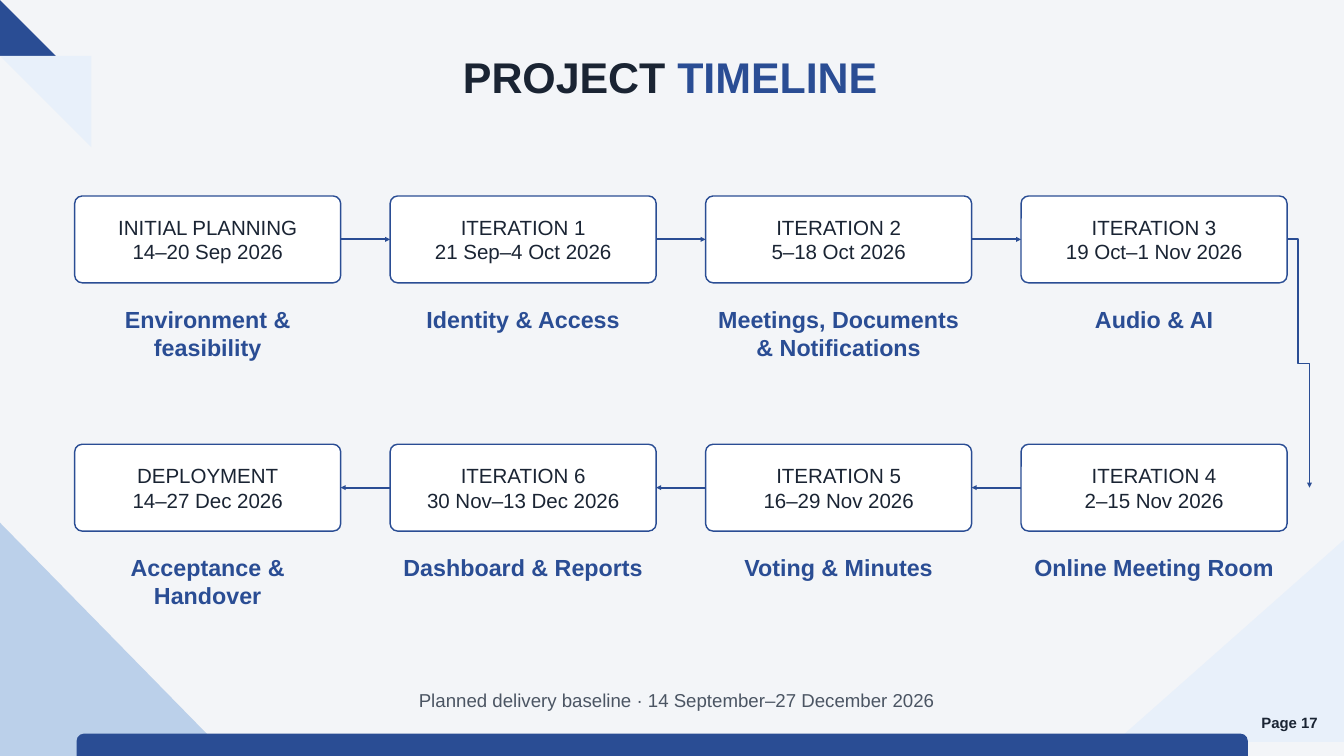
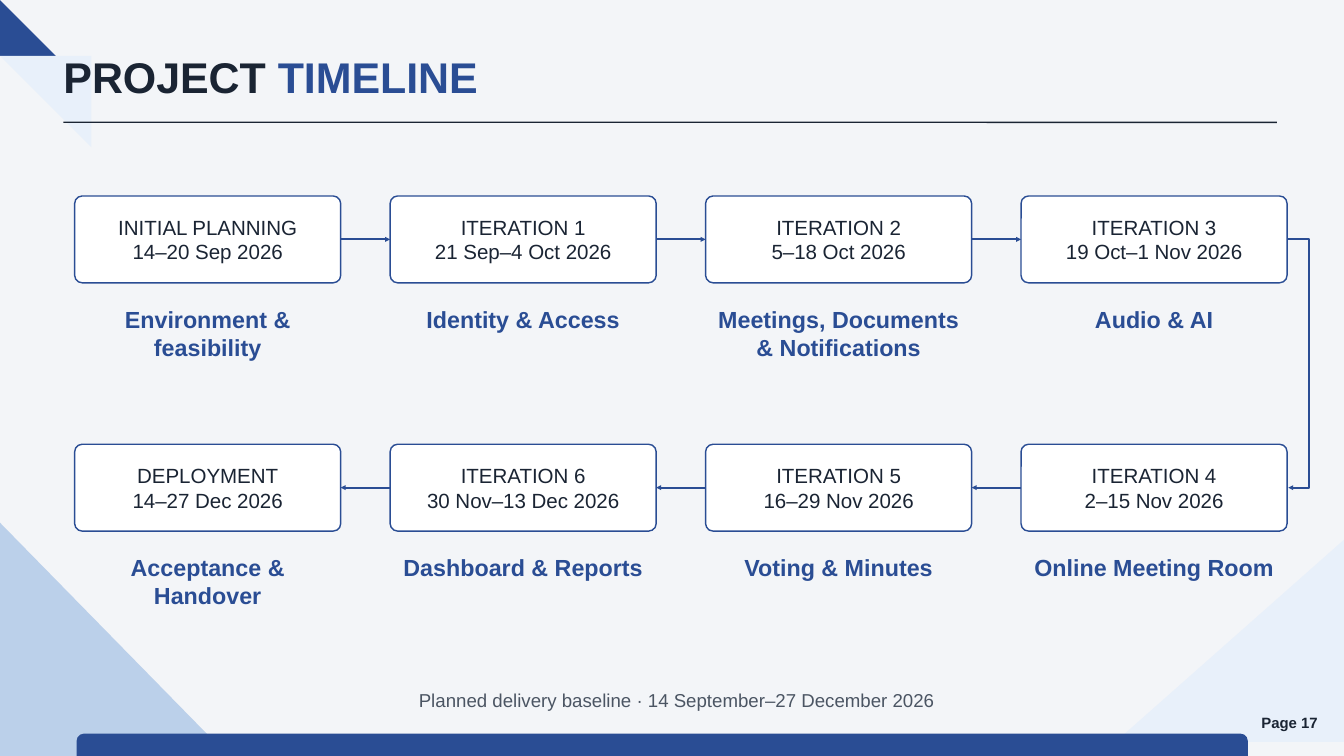
Before and after one commit to callmehai/FU-FA26-G116, a slide deck: slide 17 of docs/08-reports/source/TrustCabinet_Report.pptx. Drawn at 1344x756 pixels with LibreOffice and Linux fonts; fonts in the diff are those of the drawing. Boxes give left, top, right and bottom in pixels: in the first picture for what was removed or moved away, otherwise in the second. Text is boxed around its words. In the diff, an @@ line names an element or a change of style, - is before the commit and + after.

```diff
--- a/docs/08-reports/source/TrustCabinet_Report.pptx
+++ b/docs/08-reports/source/TrustCabinet_Report.pptx
@@ text "PROJECT TIMELINE" at (63, 63, 478, 94): alignment centre to left @@
@@ line added from (64, 122) to (1277, 122), #1A2433 1.13 pt @@
@@ elbow arrow moved from (1287, 239) - (1309, 487) to (1287, 239) - (1288, 487) @@
```
Also in this commit, not shown: 34 other slides changed, 3 slides added, 3 slides removed, 6 other files.
